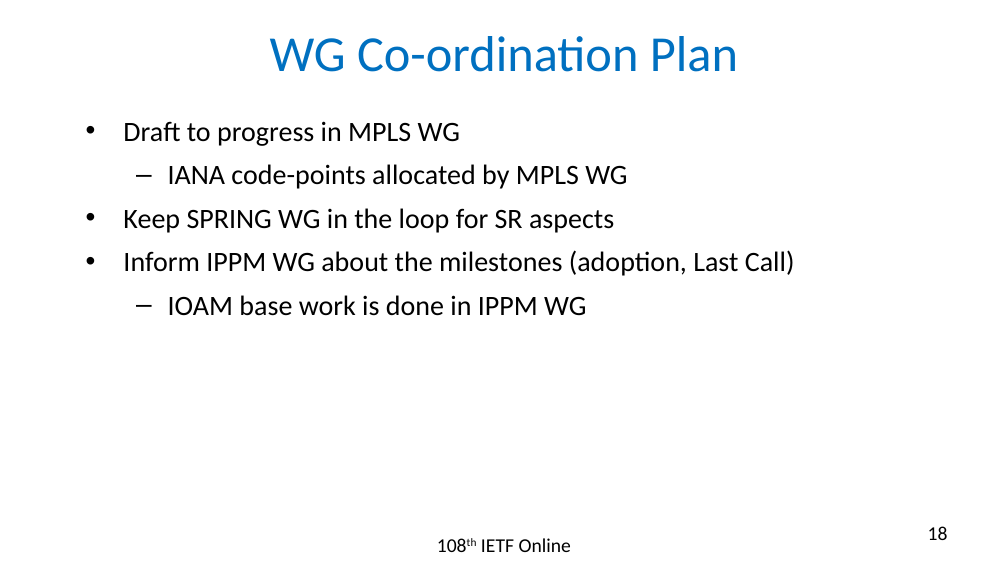
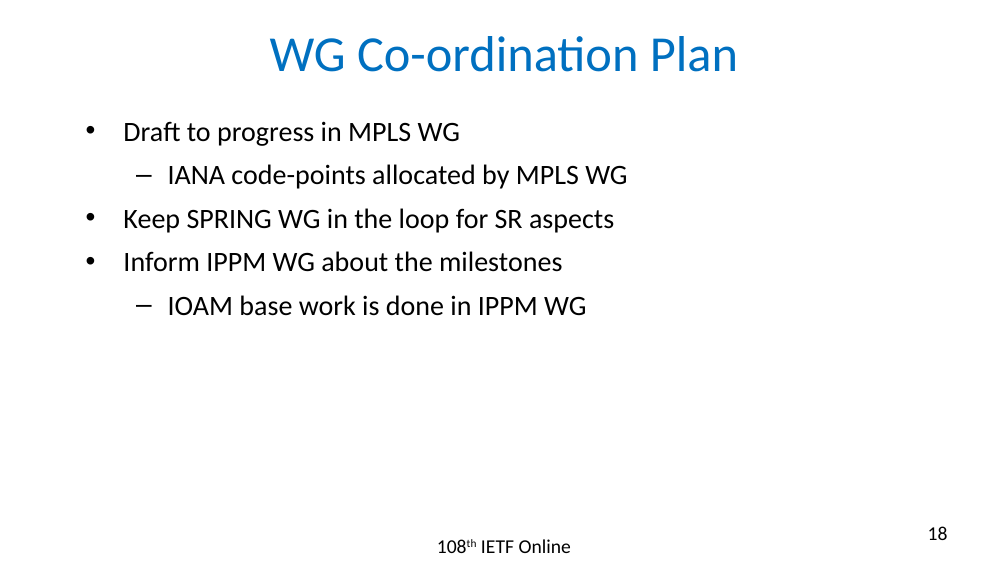
Before and after one commit to rakgandhi/ietf-slides, a slide deck: slide 18 of draft-gandhi-mpls-ioam-sr-02.pptx. Drawn at 1008x567 pixels with LibreOffice and Linux fonts; fonts in the diff are those of the drawing. Boxes give left, top, right and bottom in pixels: in the first picture for what was removed or moved away, otherwise in the second. Text is boxed around its words. In the diff, an @@ line names an element or a change of style, - is before the commit and + after.

```diff
--- a/draft-gandhi-mpls-ioam-sr-02.pptx
+++ b/draft-gandhi-mpls-ioam-sr-02.pptx
@@ text at (123, 251, 562, 272): text changed @@
-• Inform IPPM WG about the milestones (adoption, Last Call)
+• Inform IPPM WG about the milestones
```
Also in this commit, not shown: 3 other slides changed, 1 other file.
